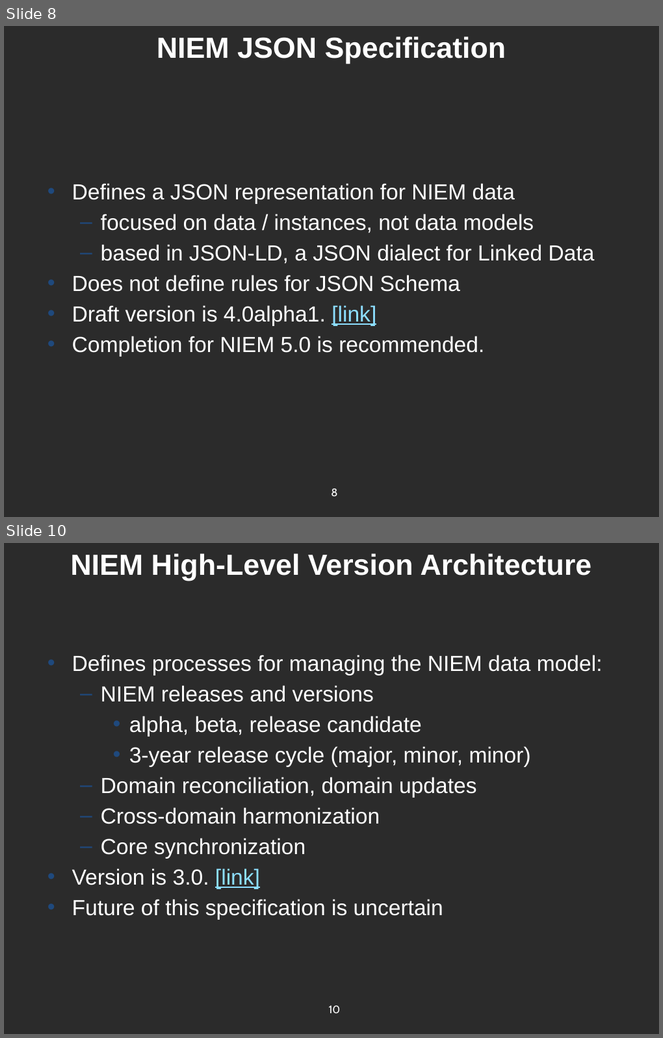
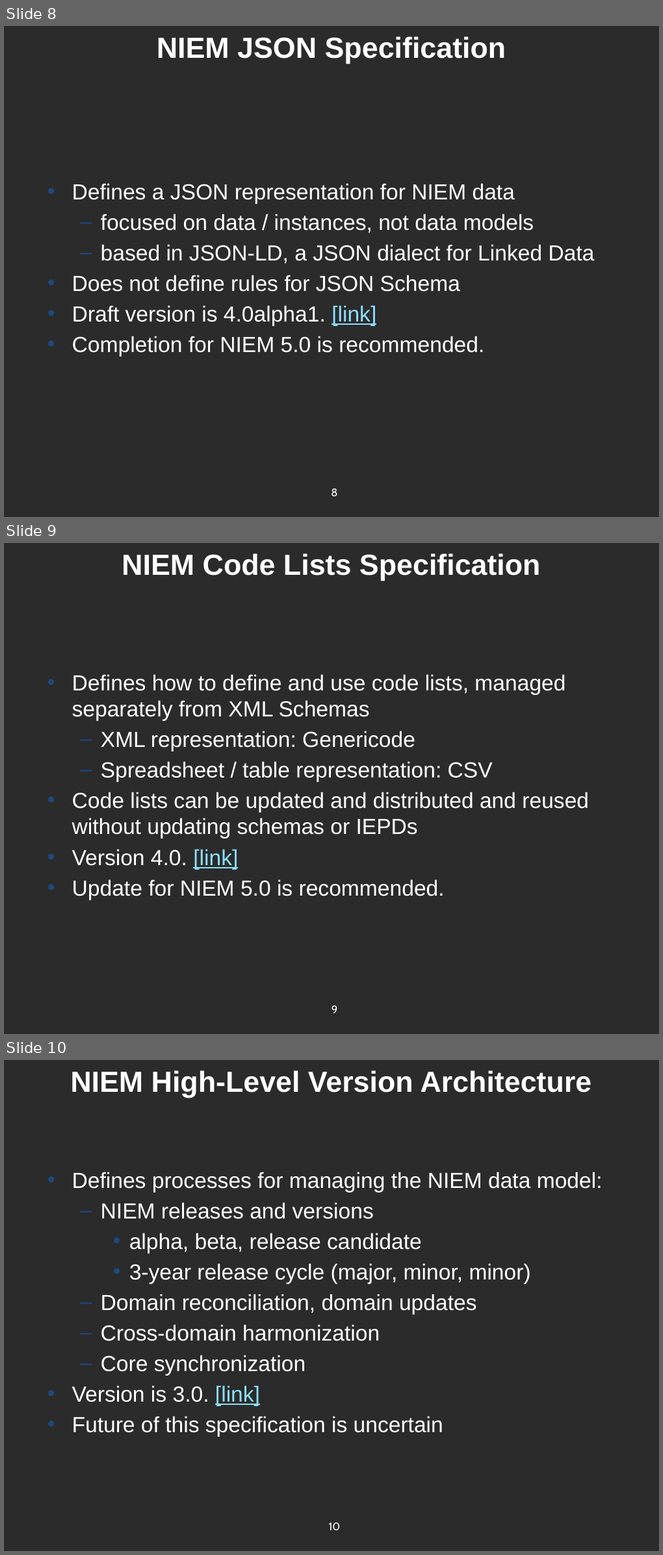
Before and after one commit to NIEM/NIEM-Annual-Meetings, a slide deck: day 3/1245 NIEM Technical Specifications.pptx. Shown one above the other, each under a label of ours: slides 8 and 10 before the commit, slides 8, 9 and 10 after it; the slides between them are not shown. The pictures are 663x1038 and 663x1555 pixels, drawn with LibreOffice and Linux fonts; fonts in the diff are those of the drawing; background and template pictures are left out; a plain dark background stands for a picture behind light text. Boxes give left, top, right and bottom in pixels: in the first picture for what was removed or moved away, otherwise in the second. Text is boxed around its words. In the diff, an @@ line names an element or a change of style, - is before the commit and + after.

Commit message:
Added code list specification.

```diff
--- a/day 3/1245 NIEM Technical Specifications.pptx
+++ b/day 3/1245 NIEM Technical Specifications.pptx
@@ slide 9 added at (4,543,659,1034), background picture (left out) @@
@@ title added at (122,553,541,581), 32 pt, text #FFFFFF, bold @@
+NIEM Code Lists Specification
@@ text added at (72,674,589,901), 24 pt, text #FFFFFF @@
+• Defines how to define and use code lists, managed separately from XML Schemas
+  – XML representation: Genericode
+  – Spreadsheet / table representation: CSV
+• Code lists can be updated and distributed and reused without updating schemas or IEPDs
+• Version 4.0. [link]
+• Update for NIEM 5.0 is recommended.
@@ page number added at (332,1006,338,1014), 12 pt, text #FFFFFF @@
+9
```
